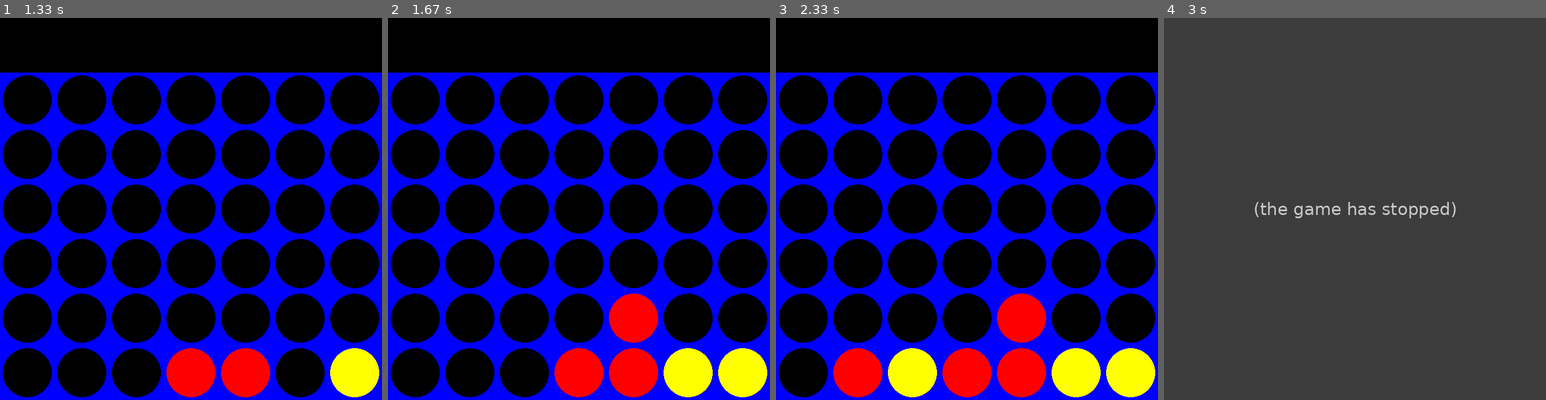
Above: before the commit, frames 1-4 (left to right).
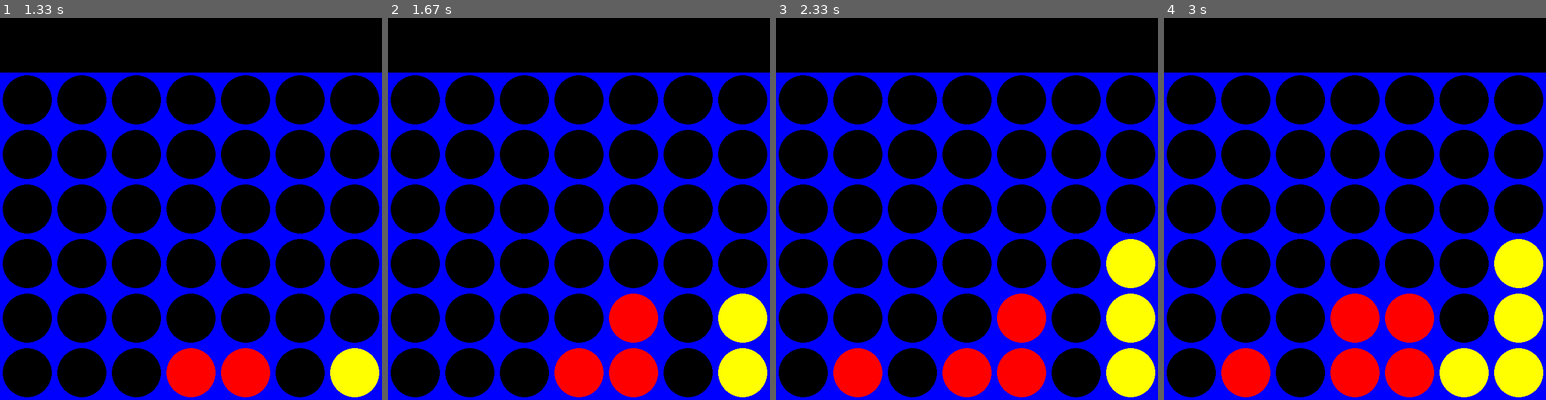
Above: after the commit, the same moments.

Repository: sam-coleman/Connect_4
Game: pygame game, started from connect4_pygame.py
Same seed, same stepped clock (60 frames per second), same inputs: the game is played once before the commit and once after it.
Inputs (mouse positions are in pixels of both pictures, inside the frame that each line leads up to):
- Up to frame 1 (1.33 s): click (191, 209) at 0.38 s; click (229, 293) at 0.77 s; click (236, 243) at 1.23 s
- Up to frame 2 (1.67 s): move the mouse to (487, 132) at 1.6 s
- Up to frame 3 (2.33 s): click (875, 132) at 1.92 s
- Up to frame 4 (3 s): click (1355, 254) at 2.65 s

Frame 1 is identical in both runs. In frame 2, 2.6% of the frame differs, in the area x 72-100%, y 72-100%; in frame 3, 5.2%; in frame 4, 100%, in the area x 0-100%, y 0-100%.
Error before the commit: ValueError: max() arg is an empty sequence (ai.py line 50); the game stopped at 2.65 s (later frames are placeholders)

Commit message:
Remove find moves issue

Diff:
--- a/ai.py
+++ b/ai.py
@@ -22,7 +22,6 @@
     """
     #what is move? how calculate? column?
     #TODO no possible moves? what return?
-    print('hello')
 
     #check if someone has won
     if calc_adjacent(board, PLAYER, 4) > 0:
@@ -35,19 +34,22 @@
         return math.inf, -1
 
     if depth == 0: #reached max recursion
-        print("at depth 0", calc_heuristic(board))
         return calc_heuristic(board), -1
 
     elif player == 0: #AI playing, maximizer
         poss_moves = find_moves(board,0)
         #DO SOMETIHING IF POSS MOVES EMPTY
         results = []
+
         for move in poss_moves:
             new_board = copy.deepcopy(board)
             new_board = make_move(new_board, move, player)
             results.append((minimax(copy.deepcopy(new_board), 1, depth-1)[0], move))
 
-        return max(results)
+        try:
+            return max(results)
+        except:
+            return 0,move
 
     else: #human playing, minimzer
         poss_moves = find_moves(board,1)
@@ -58,10 +60,12 @@
             new_board = make_move(new_board, move, player)
             results.append((minimax(copy.deepcopy(new_board), 0, depth-1)[0], move))
 
-        return min(results)
+        try:
+            return max(results)
+        except:
+            return 0,move
 
 def calc_heuristic(board):
-    print('CALC HEURISTIC!!!!')
     """Our heuristic function. Returns the sum of all weights attached to
     streaks (an integer).
 
@@ -182,7 +186,7 @@
     valid_moves = []
 
     for i in range(0, len(board[0])): # Looking at the first row
-    	if board[0][i] == 0:
+    	if board[ROW_COUNT-1][i] == 0:
     		# we want to add 1 to indicate there's 1 less spot in this column
     		valid_moves.append(i)
 
